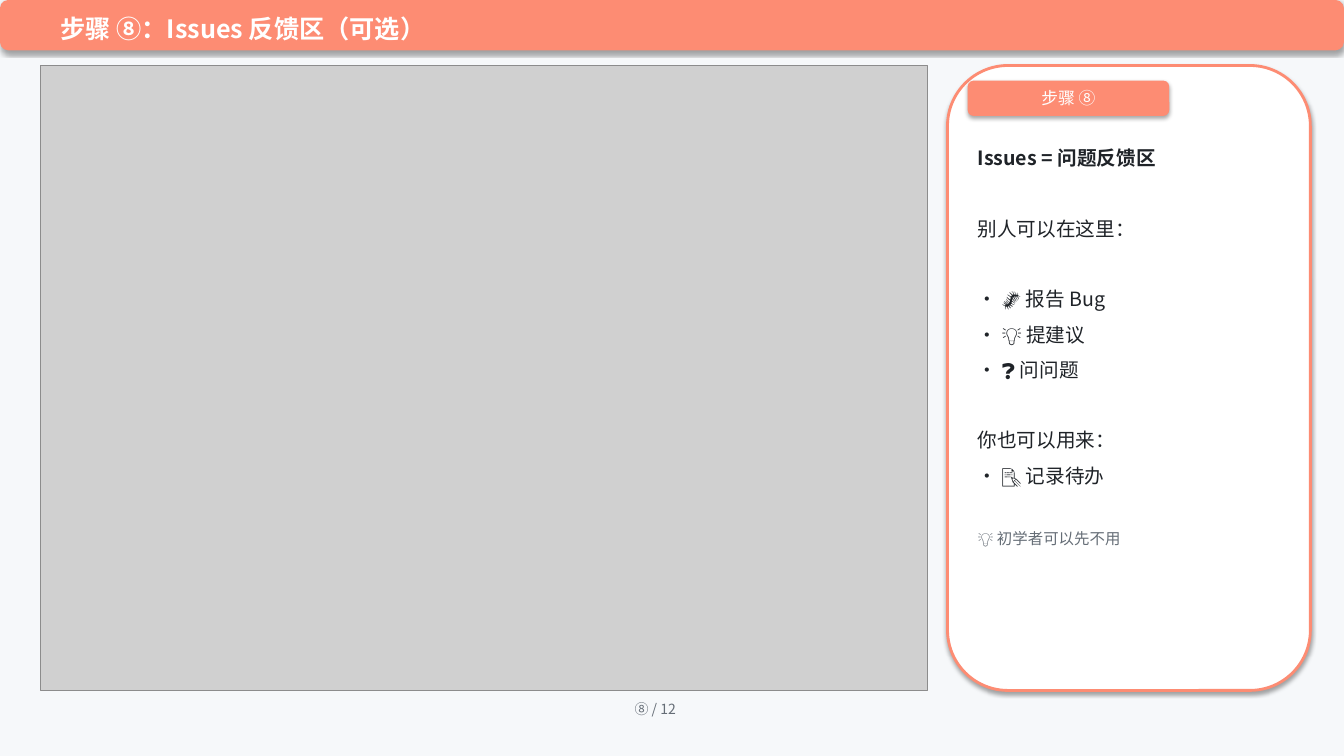
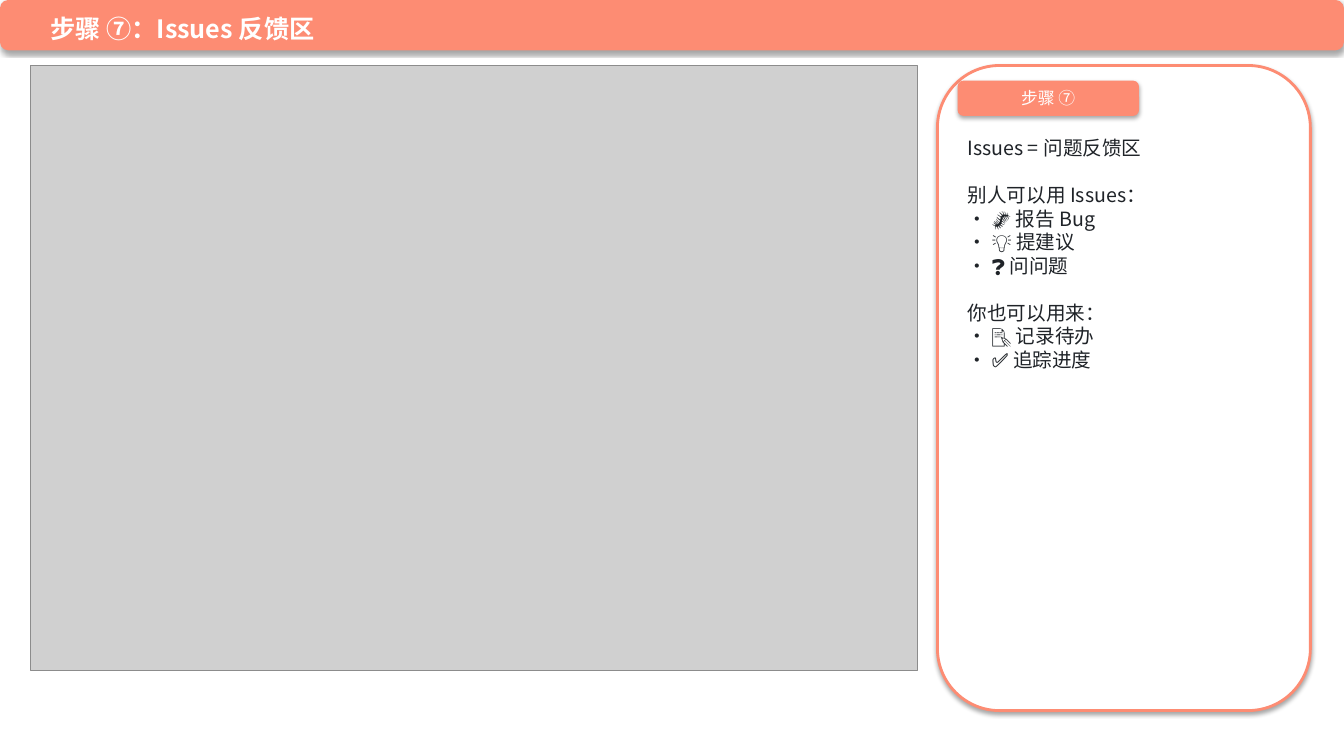
Before and after one commit to mmm1111lhc/keyword-magnifier, a slide deck: slide 8 of GitHub上传教程.pptx (slide 9 before the commit). Drawn at 1344x756 pixels with LibreOffice and Linux fonts; fonts in the diff are those of the drawing; grey boxes stand for pictures. Boxes give left, top, right and bottom in pixels: in the first picture for what was removed or moved away, otherwise in the second. Text is boxed around its words. In the diff, an @@ line names an element or a change of style, - is before the commit and + after.

```diff
--- a/GitHub上传教程.pptx
+++ b/GitHub上传教程.pptx
@@ background #F6F8FA to #FFFFFF @@
@@ text at [50, 16, 315, 41]: text changed @@
-步骤 ⑧：Issues 反馈区（可选）
+步骤 ⑦：Issues 反馈区
@@ picture: place and size @@
-picture at [40, 66, 928, 691]
+picture at [30, 66, 918, 670]
@@ rounded rectangle: place and size @@
-rounded rectangle at [948, 66, 1311, 691]
+rounded rectangle at [938, 66, 1311, 711]
@@ rounded rectangle "步骤 ⑦": place and size @@
-rounded rectangle "步骤 ⑦" at [968, 81, 1170, 116]
+rounded rectangle "步骤 ⑦" at [958, 81, 1139, 116]
@@ text in rounded rectangle at [1021, 90, 1075, 106]: text changed @@
-步骤 ⑧
+步骤 ⑦
@@ text at [968, 138, 1146, 369]: text changed; bold off @@
-Issues = 问题反馈区
+Issues = 问题反馈区
+别人可以用 Issues：
+• 🐛 报告 Bug
+• 💡 提建议
+• ❓ 问问题
+你也可以用来：
+• 📝 记录待办
+• ✅ 追踪进度
@@ text removed at [978, 219, 1135, 238] @@
-别人可以在这里：
@@ text removed at [1026, 289, 1105, 311] @@
-• 🐛 报告 Bug
@@ text removed at [1026, 325, 1085, 344] @@
-• 💡 提建议
@@ text removed at [1020, 361, 1079, 379] @@
-• ❓ 问问题
@@ text removed at [978, 430, 1115, 449] @@
-你也可以用来：
@@ text removed at [1026, 466, 1105, 485] @@
-• 📝 记录待办
@@ text removed at [997, 531, 1120, 545] @@
-💡 初学者可以先不用
@@ text removed at [635, 702, 676, 715] @@
-⑧ / 12
```
Also in this commit, not shown: 6 other slides changed, 7 slides added, 6 slides removed, 45 other files.
